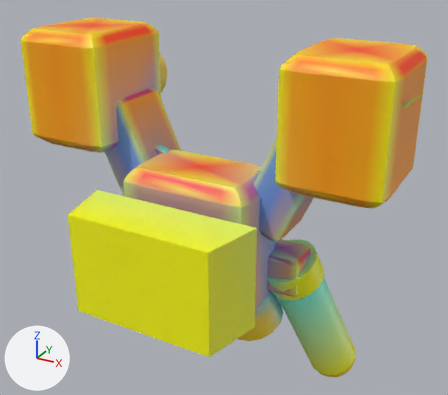
Before and after pictures for a commit that changed the glTF model models/parts/llm_gen_dorsal_pack_044_519166.glb.
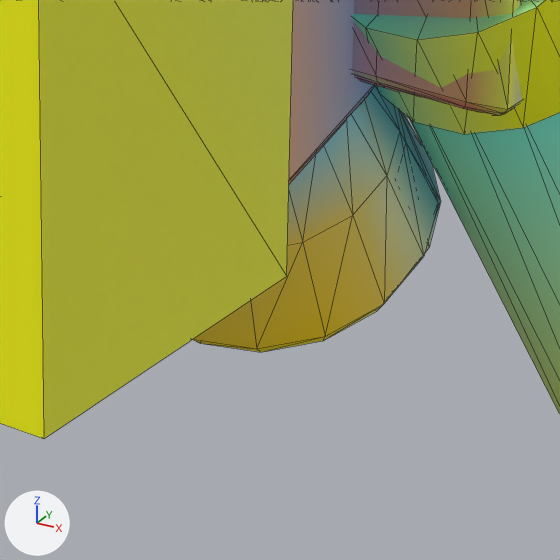
The first picture shows the older version from a 50 mm camera at (40.2, -59.4, 39.7) aimed at (1.5, 11.1, 4.4). The close-ups show the older and then the newer version on the part from 45% to 68% of the width and 70% to 96% of the height of that picture. Only the edits that show in the close-ups are written down. Arrows for +X, +Y and +Z are at lower left; the lights stay in place. The close-ups show mesh edges as thin lines. Vertices at exactly the same position are counted once.

Names of what the first close-up shows: 'adapter_dorsal_spine_dark', 'addon_lower_tank_9_titanium_silver_r', 'addon_lower_tank_collar_8_barrel_metal_r', 'addon_lower_tank_pylon_7_adapter_dark_r', 'addon_upper_bell_11_vernier_bell_vernier_r', 'lower_boost_bell_6_vernier_bell_vernier_r', 'mounting_dovetail_plug'.
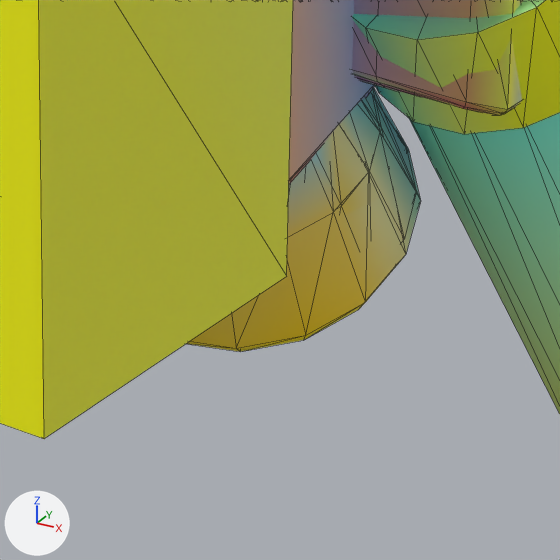
Changed parts and their boxes [x1, y1, x2, y2] in the close-ups (560 x 560 px):
'lower_boost_bell_6_vernier_bell_vernier_r', moved: before [192, 86, 438, 352]; after [186, 88, 421, 352]
'addon_upper_bell_11_vernier_bell_vernier_r', moved: before [393, 109, 441, 293]; after [312, 93, 416, 241]

The edits, one by one:
me_lower_boost_bell_6_vernier_bell_vernier_r is used by ob_lower_boost_bell_6_vernier_bell_vernier_r; location (0.0, 0.0, 0.0).
me_lower_boost_bell_6_vernier_bell_vernier_r had 82 vertices, 160 faces and spanned x 1.25..10.82, y 6.39..15.71, z -15.72..-5.74.
me_lower_boost_bell_6_vernier_bell_vernier_r now has 82 vertices, 160 faces and spans x 1.25..10.82, y 5.14..14.46, z -14.88..-4.9.
me_lower_boost_bell_6_vernier_bell_vernier_r part 1: the whole mesh is moved by (0.0, -1.25, 0.83).
me_addon_upper_bell_11_vernier_bell_vernier_r is used by ob_addon_upper_bell_11_vernier_bell_vernier_r; location (0.0, 0.0, 0.0).
me_addon_upper_bell_11_vernier_bell_vernier_r had 82 vertices, 160 faces and spanned x 2.81..10.71, y 7.46..15.44, z -15.75..-6.75.
me_addon_upper_bell_11_vernier_bell_vernier_r now has 82 vertices, 160 faces and spans x 2.81..10.71, y 5.69..13.67, z -14.4..-5.4.
me_addon_upper_bell_11_vernier_bell_vernier_r part 2: the whole mesh is moved by (0.0, -1.77, 1.35).
